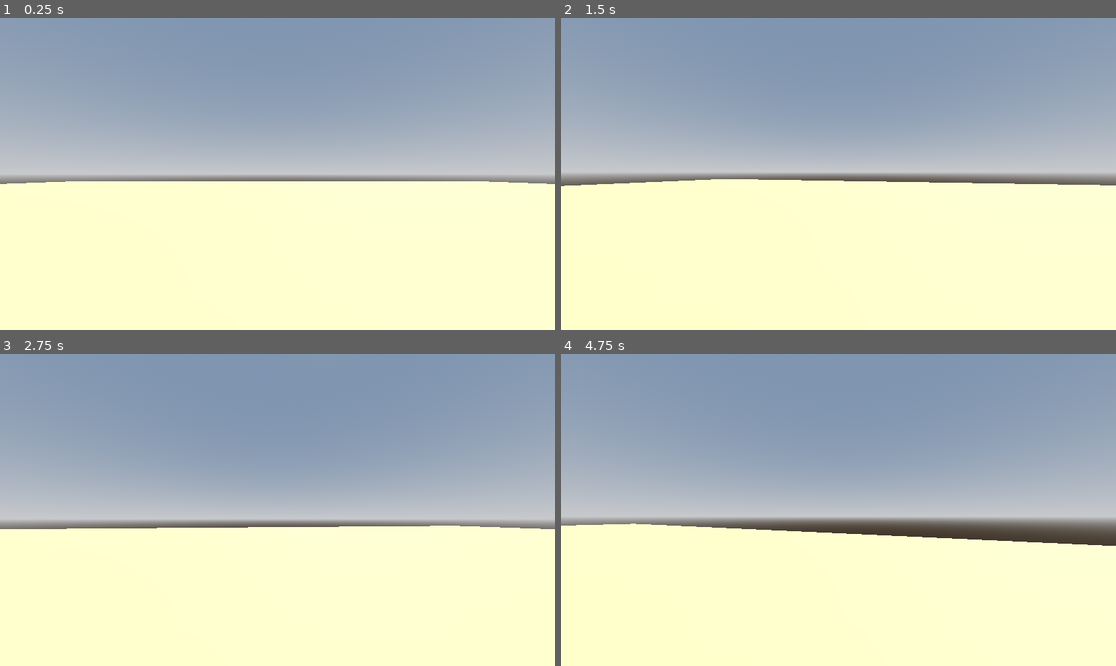
Above: before the commit, frames 1-4 (two rows, left to right).
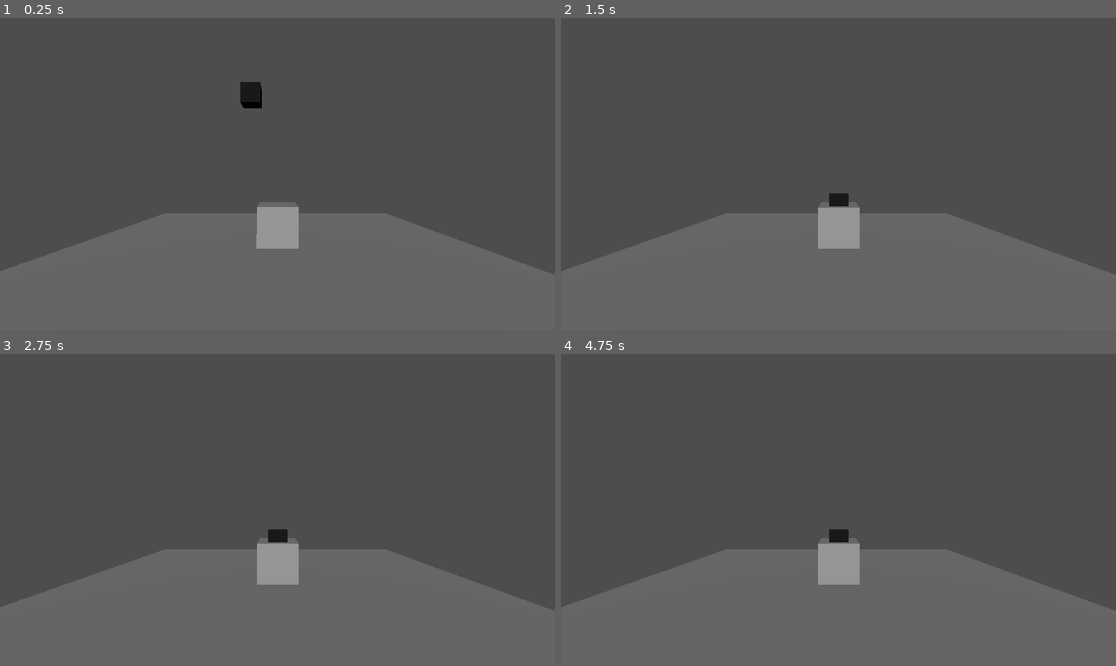
Above: after the commit, the same moments.

Repository: MerlinDaWizard/Dreadshaft
Game: Godot game, scene res://MerlinTestScene.tscn
Same seed, same stepped clock (60 frames per second), same inputs: the game is played once before the commit and once after it. Before the commit the project starts from res://main.tscn.
Inputs (mouse positions are in pixels of both pictures, inside the frame that each line leads up to):
- Up to frame 1 (0.25 s): no input
- Up to frame 2 (1.5 s): move the mouse to (866, 174) at 0.52 s; hold Shift (sprint) 0.53-1.28 s; hold W (forward) from 0.53 s (still down); tap Space (jump) at 0.77 s; move the mouse to (810, 174) at 1.27 s; tap Shift (sprint) at 1.35 s
- Up to frame 3 (2.75 s): keep holding W (forward); tap Space (jump) at 1.52 s; tap Enter at 2 s; move the mouse to (288, 503) at 2.02 s; hold Shift (sprint) from 2.03 s (still down)
- Up to frame 4 (4.75 s): keep holding W (forward); tap Space (jump) at 2.75, 3.02, 3.77, 4.52 s; move the mouse to (832, 516) at 2.77 s; release Shift (sprint) at 2.78 s; tap Shift (sprint) at 2.85, 4.35 s; tap Enter at 3.5 s; move the mouse to (877, 513) at 3.52 s; hold Shift (sprint) 3.53-4.28 s; move the mouse to (794, 506) at 4.27 s

The runs differ from the first frame. In frame 1, 100% of the frame differs, in the area x 0-100%, y 0-100%; in frame 2, 100%; in frame 3, 100%; in frame 4, 98%.

Commit message:
Record player

Diff:
--- /dev/null
+++ b/Items/RecordPlayer/Record.gd
@@ -0,0 +1,4 @@
+extends Node3D
+
+@export_file("*.mp3","*.wav")
+var audio_file: String
--- /dev/null
+++ b/Items/RecordPlayer/Record.tscn
@@ -0,0 +1,25 @@
+[gd_scene load_steps=5 format=3 uid="uid://dbxj1cxukstja"]
+
+[ext_resource type="Script" path="res://Items/RecordPlayer/Record.gd" id="1_idqay"]
+
+[sub_resource type="StandardMaterial3D" id="StandardMaterial3D_voqpb"]
+albedo_color = Color(0, 0, 0, 1)
+
+[sub_resource type="BoxMesh" id="BoxMesh_r13l4"]
+material = SubResource("StandardMaterial3D_voqpb")
+size = Vector3(0.25, 0.25, 0.25)
+
+[sub_resource type="BoxShape3D" id="BoxShape3D_gvhph"]
+size = Vector3(0.25, 0.25, 0.25)
+
+[node name="Record" type="RigidBody3D"]
+disable_mode = 1
+collision_layer = 5
+script = ExtResource("1_idqay")
+
+[node name="MeshInstance3D" type="MeshInstance3D" parent="."]
+mesh = SubResource("BoxMesh_r13l4")
+skeleton = NodePath("")
+
+[node name="CollisionShape3D" type="CollisionShape3D" parent="."]
+shape = SubResource("BoxShape3D_gvhph")
--- /dev/null
+++ b/Items/RecordPlayer/RecordPlayer.gd
@@ -0,0 +1,33 @@
+extends Node3D
+
+@export
+var attached_record: Node3D
+# Called when the node enters the scene tree for the first time.
+func _ready() -> void:
+	pass # Replace with function body.
+
+
+# Called every frame. 'delta' is the elapsed time since the previous frame.
+func _process(_delta: float) -> void:
+	pass
+
+func attach_record(record: RigidBody3D) -> bool:
+	if attached_record:
+		return false
+
+	print("Attaching!")
+	record.set_collision_layer_value(1, false)
+	record.freeze = true
+	record.reparent($RecordLockPoint)
+	record.set_position(Vector3.ZERO)
+	record.rotation=Vector3.ZERO
+
+	$AudioStreamPlayer3D.set_stream(ResourceLoader.load(record.audio_file))
+	$AudioStreamPlayer3D.play()
+	attached_record = record
+	return true
+
+
+func _on_area_3d_body_entered(body: Node3D) -> void:
+	attach_record(body)
+	pass # Replace with function body.
--- /dev/null
+++ b/Items/RecordPlayer/RecordPlayer.tscn
@@ -0,0 +1,41 @@
+[gd_scene load_steps=6 format=3 uid="uid://ch3ovvjfkene6"]
+
+[ext_resource type="Script" path="res://Items/RecordPlayer/RecordPlayer.gd" id="1_skw2f"]
+
+[sub_resource type="AudioStream" id="AudioStream_robrs"]
+
+[sub_resource type="BoxShape3D" id="BoxShape3D_2cktl"]
+size = Vector3(0.5, 0.5, 0.5)
+
+[sub_resource type="BoxMesh" id="BoxMesh_knq4o"]
+size = Vector3(0.5, 0.5, 0.5)
+
+[sub_resource type="BoxShape3D" id="BoxShape3D_ffaph"]
+size = Vector3(0.5, 0.5, 0.5)
+
+[node name="RecordPlayer" type="RigidBody3D"]
+mass = 10.0
+script = ExtResource("1_skw2f")
+
+[node name="AudioStreamPlayer3D" type="AudioStreamPlayer3D" parent="."]
+stream = SubResource("AudioStream_robrs")
+
+[node name="Area3D" type="Area3D" parent="."]
+collision_layer = 0
+collision_mask = 4
+
+[node name="CollisionShape3D" type="CollisionShape3D" parent="Area3D"]
+shape = SubResource("BoxShape3D_2cktl")
+
+[node name="RecordLockPoint" type="Node3D" parent="."]
+transform = Transform3D(1, 0, 0, 0, 1, 0, 0, 0, 1, 0, 0.268375, 0)
+
+[node name="MeshInstance3D" type="MeshInstance3D" parent="."]
+mesh = SubResource("BoxMesh_knq4o")
+skeleton = NodePath("")
+
+[node name="CollisionShape3D" type="CollisionShape3D" parent="."]
+shape = SubResource("BoxShape3D_ffaph")
+
+[connection signal="area_entered" from="Area3D" to="." method="_on_area_3d_area_entered"]
+[connection signal="body_entered" from="Area3D" to="." method="_on_area_3d_body_entered"]
--- /dev/null
+++ b/MerlinTestScene.tscn
@@ -0,0 +1,29 @@
+[gd_scene load_steps=4 format=3 uid="uid://dymfnylkuiyqb"]
+
+[ext_resource type="PackedScene" uid="uid://dbxj1cxukstja" path="res://Items/RecordPlayer/Record.tscn" id="1_yx4hq"]
+[ext_resource type="PackedScene" uid="uid://ch3ovvjfkene6" path="res://Items/RecordPlayer/RecordPlayer.tscn" id="2_31y6c"]
+
+[sub_resource type="Environment" id="Environment_3fphf"]
+
+[node name="MerlinTestScene" type="Node3D"]
+
+[node name="Record1" parent="." instance=ExtResource("1_yx4hq")]
+transform = Transform3D(1, 0, 0, 0, 1, 0, 0, 0, 1, -0.342059, 1.82112, 0.00209141)
+audio_file = "res://ImperialMarch60.wav"
+
+[node name="RecordPlayer" parent="." instance=ExtResource("2_31y6c")]
+transform = Transform3D(1, 0, 0, 0, 1, 0, 0, 0, 1, 0, -0.124448, 0)
+
+[node name="Camera3D" type="Camera3D" parent="."]
+transform = Transform3D(1, 0, 0, 0, 1, 0, 0, 0, 1, 0, 0.506771, 2.67949)
+
+[node name="WorldEnvironment" type="WorldEnvironment" parent="."]
+environment = SubResource("Environment_3fphf")
+
+[node name="DirectionalLight3D" type="DirectionalLight3D" parent="."]
+transform = Transform3D(1, 0, 0, 0, 0.926824, 0.375496, 0, -0.375496, 0.926824, 0, 0, 0)
+
+[node name="CSGBox3D" type="CSGBox3D" parent="."]
+transform = Transform3D(5.00603, 0, 0, 0, 1.01186, 0, 0, 0, 2.73291, -0.0480485, -0.443848, 0.337158)
+use_collision = true
+size = Vector3(1, 0.112305, 1.67432)
--- a/project.godot
+++ b/project.godot
@@ -11,7 +11,7 @@
 [application]
 
 config/name="Dreadshaft"
-run/main_scene="res://main.tscn"
+run/main_scene="res://MerlinTestScene.tscn"
 config/features=PackedStringArray("4.2", "GL Compatibility")
 config/icon="res://icon.svg"
 
@@ -68,6 +68,12 @@
 ]
 }
 
+[layer_names]
+
+3d_physics/layer_1="world"
+3d_physics/layer_2="player"
+3d_physics/layer_3="item_record"
+
 [rendering]
 
 renderer/rendering_method="gl_compatibility"
Not shown, added: ImperialMarch60.wav.import
Not shown, added: ImperialMarch60.wav
